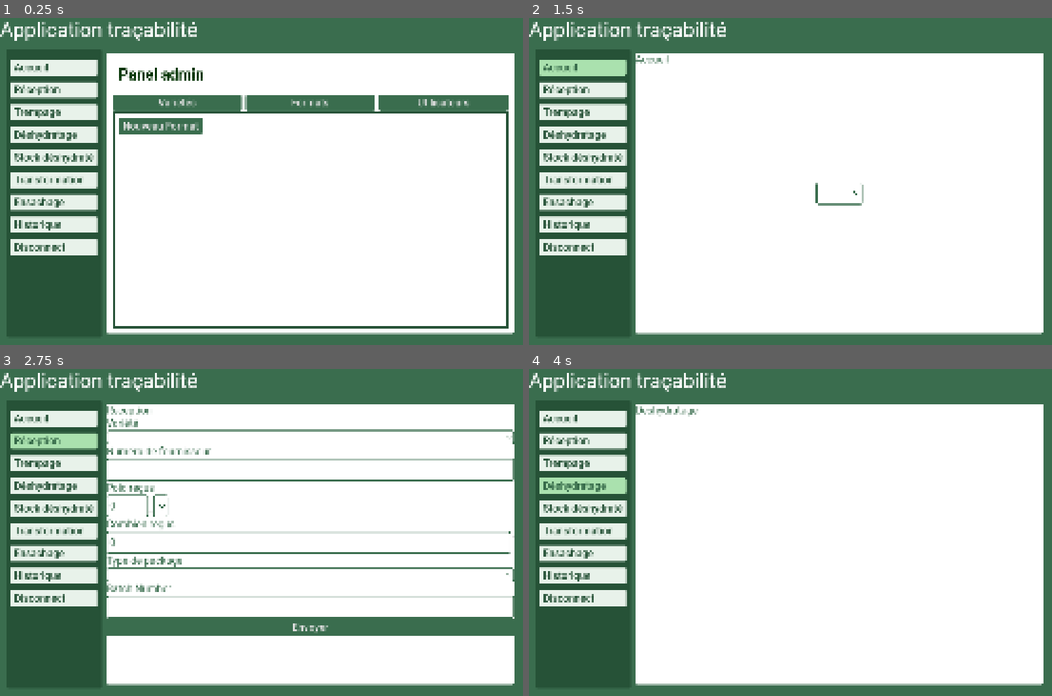
Above: before the commit, frames 1-4 (two rows, left to right).
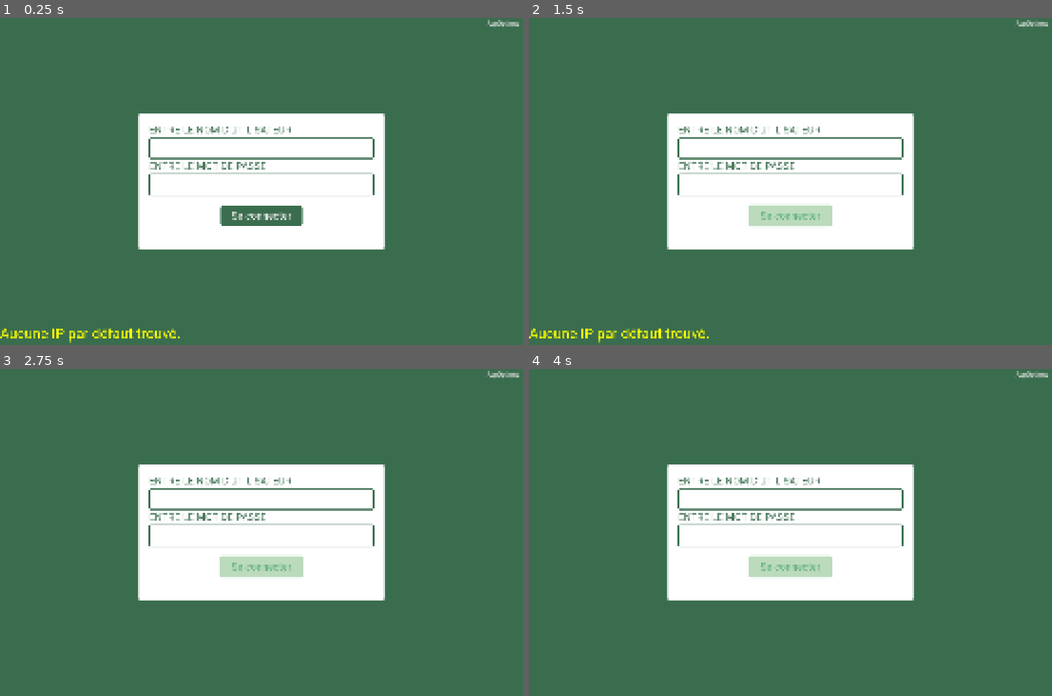
Above: after the commit, the same moments.

Repository: Animo105/tout-cru-dans-le-bec
Game: Godot game, scene res://app_init.tscn
Two runs of this game, one before a commit and one after it. Both use one fixed random seed, a clock stepped at 60 frames per second and the inputs below. Before the commit the project starts from res://main_app/main.tscn.
Inputs (mouse positions are in pixels of both pictures, inside the frame that each line leads up to):
- Up to frame 1 (0.25 s): no input
- Up to frame 2 (1.5 s): click (790, 214) at 0.5 s, where only the run after the commit has a clickable "Se connecter"; click (581, 67) at 1.25 s, where only the run before the commit has a clickable "Accueil"
- Up to frame 3 (2.75 s): click (52, 440) at 2 s, where only the run before the commit has a clickable "Réception"
- Up to frame 4 (4 s): click (581, 463) at 2.75 s, where only the run before the commit has a clickable "Trempage"; click (581, 486) at 3.5 s, where only the run before the commit has a clickable "Déshydratage"

The runs differ from the first frame. In frame 1, 63% of the frame differs, in the area x 0-100%, y 0-100%; in frame 2, 67%; in frame 3, 63%; in frame 4, 66%.

Commit message:
je pense la variété est la (j'arrive pas a voir)

Diff:
--- a/app_init.gd
+++ b/app_init.gd
@@ -93,12 +93,13 @@
 	Globals.is_admin = result_data.get("isAdmin", false)
 	HttpHelper.add_headers("Authorization: Bearer %s" % token)
 	# load some stuff up
-	load_some_stuff_up()
-	clear()
+	await load_some_stuff_up()
+	prints("Erreurlabel text", erreurs_label.text)
 	if erreurs_label.text != "":
 		title_label.text = "Erreur(s) détecté. Continuer?"
 		proceed_button.show()
 		await proceed_button.pressed
+	clear()
 	SceneManager.load_from_file("res://main_app/main.tscn", false)
 
 func parse_array_response(res, nom: String) -> Variant:
@@ -130,6 +131,7 @@
 	data = parse_array_response(res, "Variétés")
 	if data != null and not data == []:
 		Globals.varieties = Variety.from_response_list(data)
+		print(Globals.varieties)
 
 	res = await HttpHelper.request("/api/formats", HTTPClient.METHOD_GET)
 	data = parse_array_response(res, "Formats")
--- a/app_init.tscn
+++ b/app_init.tscn
@@ -43,6 +43,7 @@
 [node name="ProceedButton" type="Button" parent="Login/VBoxContainer" unique_id=19017409]
 visible = false
 layout_mode = 2
+text = "Continuer"
 
 [node name="PanelContainer" type="PanelContainer" parent="Login" unique_id=1430800581]
 custom_minimum_size = Vector2(1200, 500)
--- a/globals/dto/variety.gd
+++ b/globals/dto/variety.gd
@@ -10,10 +10,11 @@
 	v.name = d.get("name", "")
 	return v
 
-static func from_response_list(a : Array[Dictionary]) -> Array[Variety]:
+static func from_response_list(a : Array) -> Array[Variety]:
 	var av : Array[Variety] = []
 	for v in a:
-		av.append(Variety.from_response(v))
+		if v is Dictionary:
+			av.append(Variety.from_response(v))
 	return av
 
 func to_request() -> Dictionary:
--- a/project.godot
+++ b/project.godot
@@ -11,7 +11,7 @@
 [application]
 
 config/name="ToutCruDansLeBec"
-run/main_scene="uid://dn5au5subkbf1"
+run/main_scene="uid://xfpilgocxijw"
 config/features=PackedStringArray("4.7", "Forward Plus")
 config/icon="res://assets/icon.svg"
 
